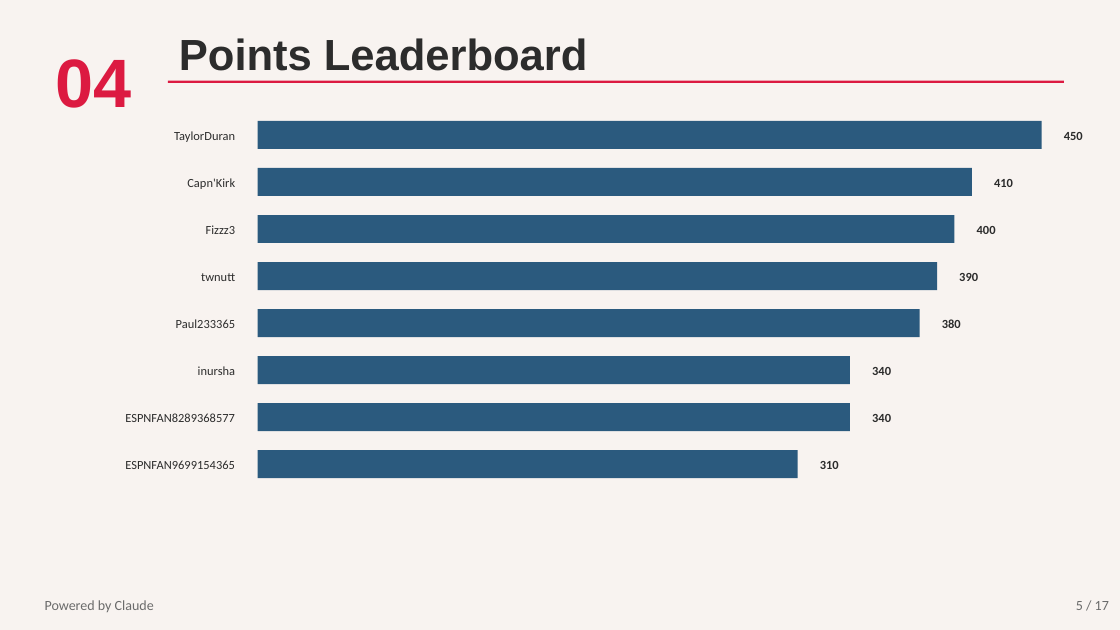
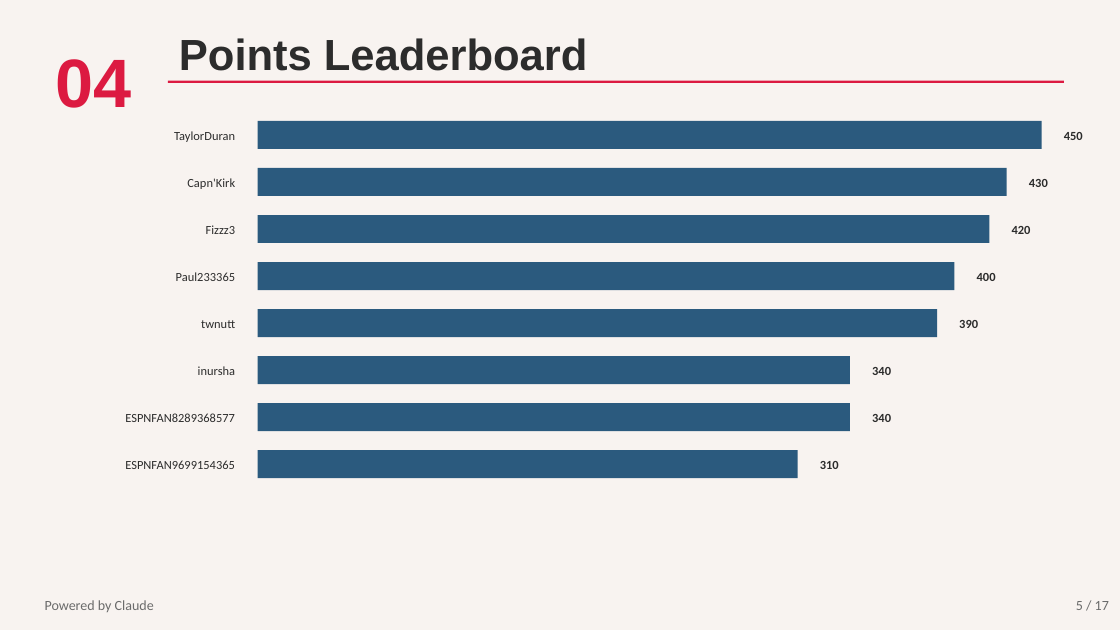
Before and after one commit to tdswim/Elons-Plugs-2026, a slide deck: slide 5 of Elons_Plugs_Deck.pptx. Drawn at 1120x630 pixels with LibreOffice and Linux fonts; fonts in the diff are those of the drawing. Boxes give left, top, right and bottom in pixels: in the first picture for what was removed or moved away, otherwise in the second. Text is boxed around its words. In the diff, an @@ line names an element or a change of style, - is before the commit and + after.

```diff
--- a/Elons_Plugs_Deck.pptx
+++ b/Elons_Plugs_Deck.pptx
@@ rectangle resized from (x1=258, y1=168, x2=972, y2=196) to (x1=258, y1=168, x2=1007, y2=196) @@
@@ text at (x1=1029, y1=179, x2=1048, y2=187): text changed @@
-410
+430
@@ rectangle resized from (x1=258, y1=215, x2=954, y2=243) to (x1=258, y1=215, x2=989, y2=243) @@
@@ text added at (x1=1012, y1=226, x2=1031, y2=234), 8 pt, text #2C2C2C, bold @@
+420
@@ text "Paul233365" moved from (x1=176, y1=319, x2=235, y2=328) to (x1=176, y1=272, x2=235, y2=281) @@
@@ rectangle resized from (x1=258, y1=262, x2=937, y2=290) to (x1=258, y1=262, x2=954, y2=290) @@
@@ 3 texts moved together from (x1=201, y1=226, x2=996, y2=281) to (x1=201, y1=273, x2=996, y2=328) @@
@@ rectangle resized from (x1=258, y1=309, x2=920, y2=337) to (x1=258, y1=309, x2=937, y2=337) @@
@@ text removed at (x1=942, y1=319, x2=961, y2=328) @@
-380
```
Also in this commit, not shown: 10 other slides changed.
